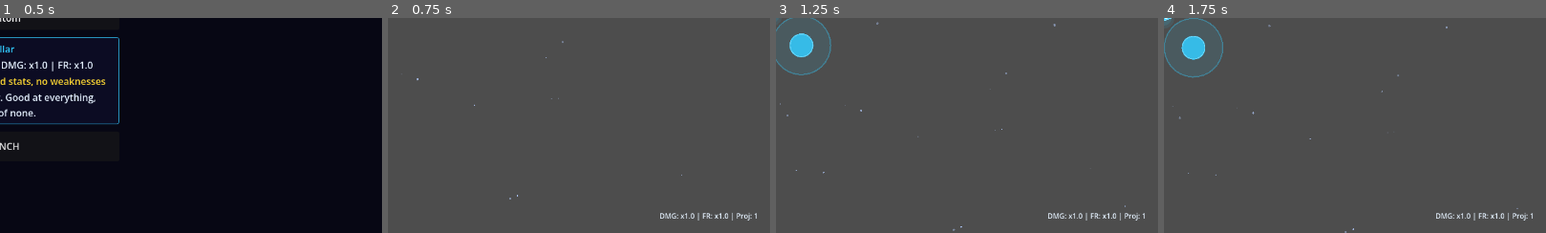
Above: before the commit, frames 1-4 (left to right).
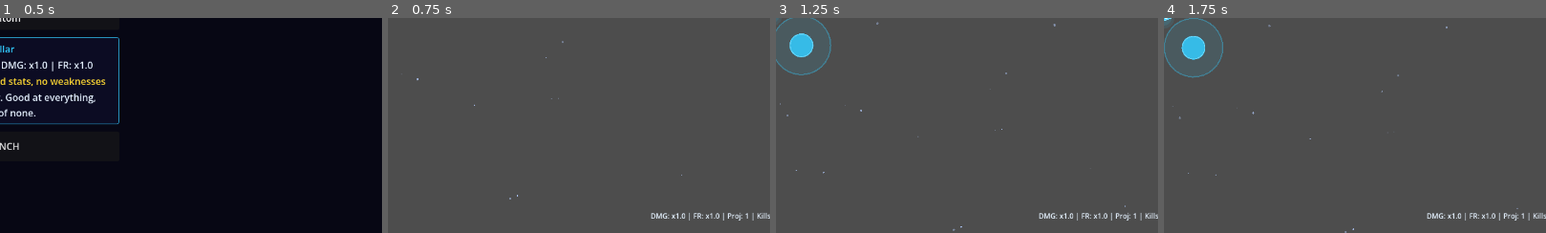
Above: after the commit, the same moments.

Repository: jlromgaz/Astro-Reaper
Game: Godot game, scene res://scenes/ui/main_menu.tscn
The game is run twice, just before and just after one commit, with the same random seed, the same clock (stepped at 60 frames per second) and the same inputs.
Inputs:
- Up to frame 1 (0.5 s): no input
- Up to frame 2 (0.75 s): click "LAUNCH" at 0.5 s
- Up to frame 3 (1.25 s): no input
- Up to frame 4 (1.75 s): click "Share Log" at 1.25 s
The pictures show only the part of the screen within x 50-100%, y 50-100%; the shares and areas given below are measured in that part.

Frame 1 is identical in both runs. In frame 2, 0.6% of the frame differs, in the area x 68-100%, y 90-95%; in frame 3, 0.6%; in frame 4, 0.6%.

Commit message:
feat(ux): live kill counter in HUD and boss pre-attack visual telegraph

Diff:
--- a/scripts/core/palette.gd
+++ b/scripts/core/palette.gd
@@ -29,6 +29,7 @@
 const HEALTH := Color(1.00, 0.30, 0.45)
 const COMET := Color(1.00, 0.90, 0.30)
 const HIT_FLASH := Color(1.00, 1.00, 1.00)
+const TELEGRAPH_WARN := Color(1.00, 0.85, 0.00)
 const EXPLOSION := Color(1.00, 0.60, 0.20)
 
 # UI
--- a/scripts/enemies/enemy_boss.gd
+++ b/scripts/enemies/enemy_boss.gd
@@ -25,6 +25,7 @@
 	DebugLog.log_info("ENEMY", "Boss scaled to %.1f HP" % max_hp)
 const TELEGRAPH_DURATION := 1.2
 const CHARGE_DURATION    := 0.5
+const PRE_ATTACK_DELAY   := 0.4
 const SPRAY_COOLDOWN     := 5.0
 const PULSE_COOLDOWN     := 8.0
 const SPRAY_DAMAGE       := 6.0
@@ -75,12 +76,12 @@
 	_spray_timer -= delta
 	if _spray_timer <= 0.0:
 		_spray_timer = SPRAY_COOLDOWN
-		_do_spray()
+		_start_spray_attack()
 
 	_pulse_timer -= delta
 	if _pulse_timer <= 0.0:
 		_pulse_timer = PULSE_COOLDOWN
-		_do_pulse()
+		_start_pulse_attack()
 
 	var dir: Vector2 = (_player.global_position - global_position).normalized()
 	velocity = dir * SPEED
@@ -104,6 +105,26 @@
 func _do_pulse() -> void:
 	for i in range(PULSE_COUNT):
 		_spawn_bullet(Vector2.RIGHT.rotated(TAU / PULSE_COUNT * i), PULSE_DAMAGE)
+
+
+func _start_spray_attack() -> void:
+	var vis := get_node_or_null("EnemyVisual")
+	if vis and vis.has_method("start_telegraph"):
+		vis.start_telegraph(PRE_ATTACK_DELAY)
+	await get_tree().create_timer(PRE_ATTACK_DELAY).timeout
+	if not is_instance_valid(self) or is_queued_for_deletion():
+		return
+	_do_spray()
+
+
+func _start_pulse_attack() -> void:
+	var vis := get_node_or_null("EnemyVisual")
+	if vis and vis.has_method("start_telegraph"):
+		vis.start_telegraph(PRE_ATTACK_DELAY)
+	await get_tree().create_timer(PRE_ATTACK_DELAY).timeout
+	if not is_instance_valid(self) or is_queued_for_deletion():
+		return
+	_do_pulse()
 
 
 func _spawn_bullet(dir: Vector2, dmg: float) -> void:
--- a/scripts/enemies/enemy_visual.gd
+++ b/scripts/enemies/enemy_visual.gd
@@ -20,6 +20,7 @@
 
 var body_color: Color = Palette.ENEMY_CHASER
 var _flash_timer := 0.0
+var _telegraph_timer := 0.0
 var _time := 0.0
 
 
@@ -43,10 +44,16 @@
 		_flash_timer = FLASH_DURATION
 
 
+func start_telegraph(duration: float) -> void:
+	_telegraph_timer = duration
+
+
 func _process(delta: float) -> void:
 	_time += delta
 	if _flash_timer > 0.0:
 		_flash_timer -= delta
+	if _telegraph_timer > 0.0:
+		_telegraph_timer -= delta
 	_orient_to_velocity()
 	queue_redraw()
 
@@ -60,7 +67,13 @@
 
 
 func _draw() -> void:
-	var color := body_color if _flash_timer <= 0.0 else Palette.HIT_FLASH
+	var color: Color
+	if _flash_timer > 0.0:
+		color = Palette.HIT_FLASH
+	elif _telegraph_timer > 0.0:
+		color = body_color.lerp(Palette.TELEGRAPH_WARN, 0.5 + 0.5 * sin(_time * 25.0))
+	else:
+		color = body_color
 	# Short trail for fast threats (style guide: Motion & FX)
 	if color_class == ColorClass.FAST and shape_type in DIRECTIONAL_SHAPES:
 		var flicker := 0.6 + 0.4 * sin(_time * 35.0)
--- a/scripts/ui/hud.gd
+++ b/scripts/ui/hud.gd
@@ -308,8 +308,8 @@
 	if not _player or not _player.has_method("get_stats"):
 		return
 	var stats = _player.get_stats()
-	stats_label.text = "DMG: x%.1f | FR: x%.1f | Proj: %d" % [
-		stats.damage, stats.fire_rate, stats.total_projectiles
+	stats_label.text = "DMG: x%.1f | FR: x%.1f | Proj: %d | Kills: %d" % [
+		stats.damage, stats.fire_rate, stats.total_projectiles, stats.get("kills", 0)
 	]
 
 
--- a/tests/unit/test_boss_phases.gd
+++ b/tests/unit/test_boss_phases.gd
@@ -76,3 +76,20 @@
 	boss._player = null
 	boss._do_pulse()
 	assert_true(true, "_do_pulse must not require a player")
+
+
+## --- Visual telegraph ---
+
+func test_enemy_visual_has_start_telegraph_method() -> void:
+	var vis: Node = load("res://scripts/enemies/enemy_visual.gd").new()
+	add_child_autofree(vis)
+	await get_tree().process_frame
+	assert_true(vis.has_method("start_telegraph"), "enemy_visual must expose start_telegraph(duration)")
+
+
+func test_start_telegraph_sets_timer() -> void:
+	var vis: Node = load("res://scripts/enemies/enemy_visual.gd").new()
+	add_child_autofree(vis)
+	await get_tree().process_frame
+	vis.start_telegraph(0.5)
+	assert_gt(vis._telegraph_timer, 0.0, "start_telegraph must set _telegraph_timer > 0")
--- a/tests/unit/test_hud_difficulty.gd
+++ b/tests/unit/test_hud_difficulty.gd
@@ -54,3 +54,16 @@
 		hud.game_over_summary.text.contains("+Laser"),
 		"Summary must list upgrades chosen during the run"
 	)
+
+
+func test_stats_label_shows_kill_count() -> void:
+	var player := preload("res://scenes/player/player.tscn").instantiate()
+	add_child_autofree(player)
+	await get_tree().process_frame
+	hud._player = player
+	player.enemies_killed = 5
+	hud._update_stats()
+	assert_true(
+		hud.stats_label.text.contains("5"),
+		"Stats label must display the live kill count"
+	)
